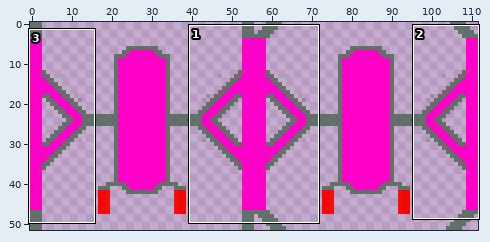
Edited in one commit: sprite sheet (enemy.png). Above, an overview of the earlier version with the close-up marked.
Close-up. The starting point:
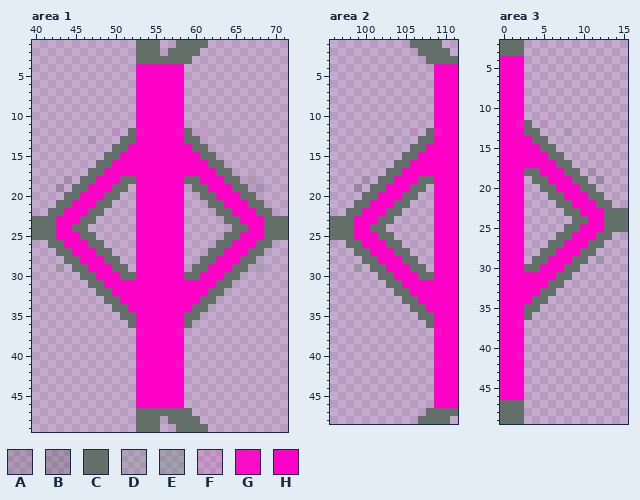
The file is 112x52 pixels. Pixels under 10% opacity are left out. Colours within 5 levels of each other are drawn and written as one. Shown: area 1: x 40..71, y 1..49; area 2: x 96..111, y 1..48; area 3: x 0..15, y 2..49. The commit also changed other parts of the picture, which this record leaves out.
Palette (. is transparent): A #060e091f  B #07150a2b  C #637069  D #32744123  E #327a4438  F #d31aa71d  G #fe00c7e9  H #ff00c6
After:
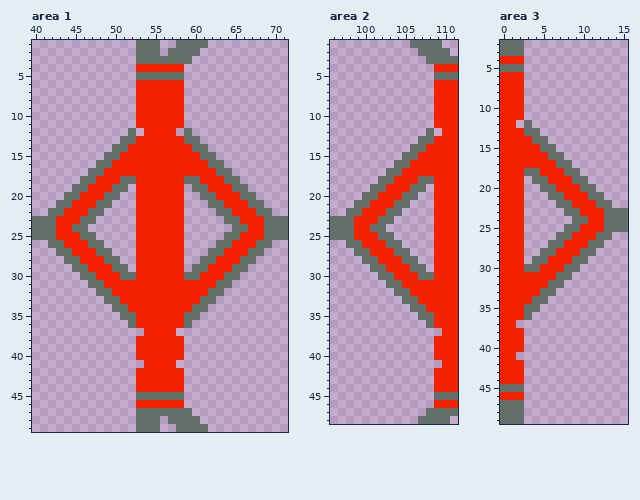
Changes in this commit:
@@ palette @@
-H #ff00c6
+H #f52200
--- area 1
@@ x 51..60 @@
  4 ..HHHHHH..
- 5 ..HHHHHH..
+ 5 ..CCCCCC..
  6 ..HHHHHH..
@@ x 45..66 @@
 11 ........HHHHHH........
-12 .....F.CGHHHHGC.F.....
-13 ..D...CCHHHHHHCC...D..
+12 .......C.HHHH.C.......
+13 ......CCHHHHHHCC......
 14 .....CCHHHHHHHHCC.....
@@ x 40..71 @@
 17 .......CCHHHHHHHHHHHHHHCC.......
-18 ....A.CCHHHCCHHHHHHCCHHHCC.A....
-19 ...B.CCHHHCC.HHHHHH.CCHHHCC.B...
+18 ......CCHHHCCHHHHHHCCHHHCC......
+19 .....CCHHHCC.HHHHHH.CCHHHCC.....
 20 ....CCHHHCC..HHHHHH..CCHHHCC....
@@ x 40..71 @@
 28 ....CCHHHCC..HHHHHH..CCHHHCC....
-29 ...E.CCHHHCC.HHHHHH.CCHHHCC.E...
+29 .....CCHHHCC.HHHHHH.CCHHHCC.....
 30 ......CCHHHCCHHHHHHCCHHHCC......
@@ x 51..60 @@
 36 .CHHHHHHC.
-37 ..GHHHHG..
+37 ...HHHH...
 38 ..HHHHHH..
@@ x 51..60 @@
 40 ..HHHHHH..
-41 ..GHHHHG..
+41 ...HHHH...
 42 ..HHHHHH..
@@ x 51..60 @@
 44 ..HHHHHH..
-45 ..HHHHHH..
+45 ..CCCCCC..
 46 ..HHHHHH..
--- area 2
@@ x 107..111 @@
  4 ..HHH
- 5 ..HHH
+ 5 ..CCC
  6 ..HHH
@@ x 101..111 @@
 11 ........HHH
-12 .....F.CGHH
-13 ..D...CCHHH
+12 .......C.HH
+13 ......CCHHH
 14 .....CCHHHH
@@ x 97..102 @@
 17 ......
-18 ...A.C
-19 ..B.CC
+18 .....C
+19 ....CC
 20 ...CCH
@@ x 97..101 @@
 28 ...CC
-29 ..E.C
+29 ....C
 30 .....
@@ x 107..111 @@
 36 .CHHH
-37 ..GHH
+37 ...HH
 38 ..HHH
@@ x 107..111 @@
 40 ..HHH
-41 ..GHH
+41 ...HH
 42 ..HHH
@@ x 107..111 @@
 44 ..HHH
-45 ..HHH
+45 ..CCC
 46 ..HHH
--- area 3
@@ x 0..4 @@
  4 HHH..
- 5 HHH..
+ 5 CCC..
  6 HHH..
@@ x 0..10 @@
 11 HHH........
-12 HHGC.F.....
-13 HHHCC...D..
+12 HH.C.......
+13 HHHCC......
 14 HHHHCC.....
@@ x 9..14 @@
 17 ......
-18 C.A...
-19 CC.B..
+18 C.....
+19 CC....
 20 HCC...
@@ x 10..14 @@
 28 CC...
-29 C.E..
+29 C....
 30 .....
@@ x 0..4 @@
 36 HHHC.
-37 HHG..
+37 HH...
 38 HHH..
@@ x 0..4 @@
 40 HHH..
-41 HHG..
+41 HH...
 42 HHH..
@@ x 0..4 @@
 44 HHH..
-45 HHH..
+45 CCC..
 46 HHH..
